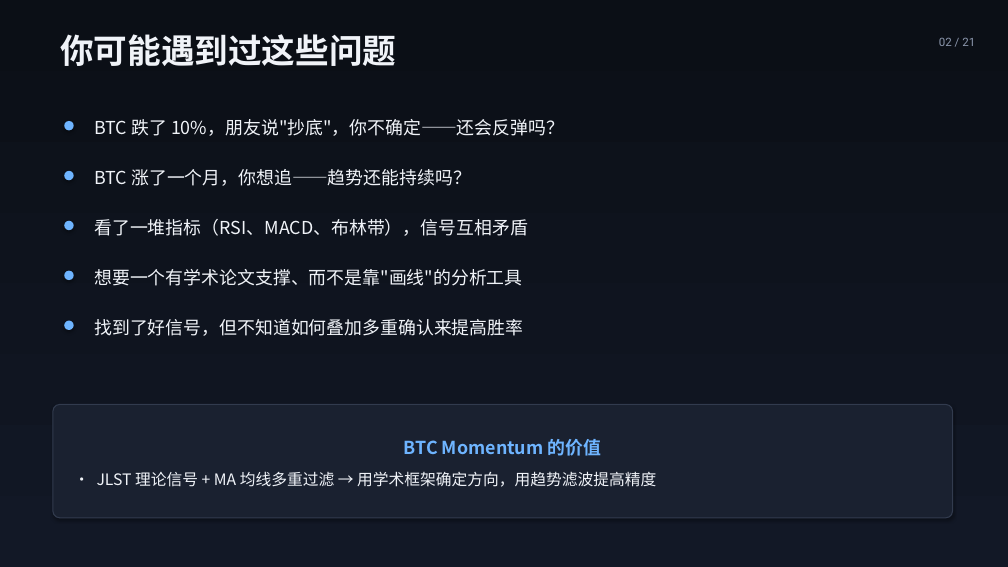
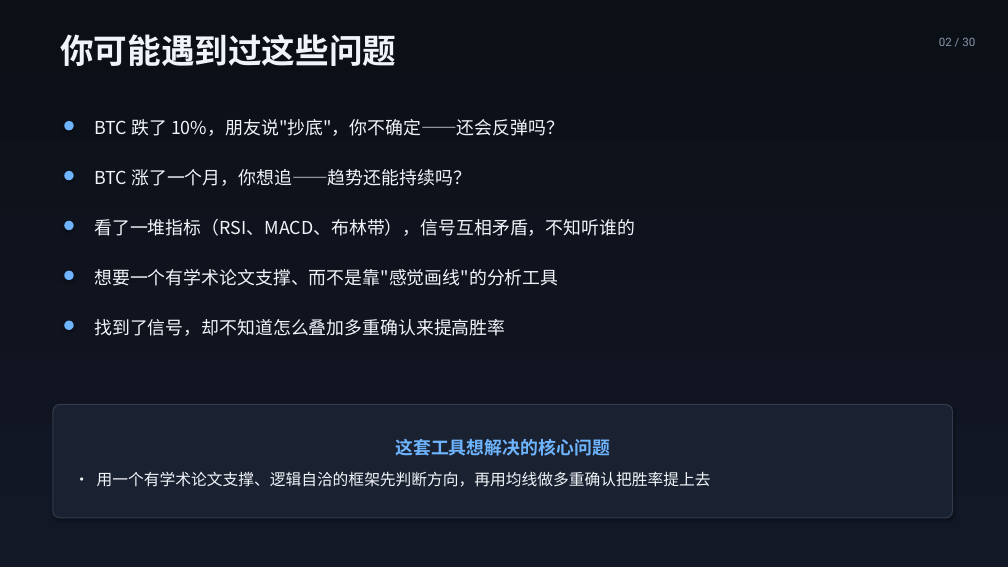
Before and after one commit to hhysteric/btc-momentum-pro, a slide deck: slide 2 of BTC_Momentum_演示.pptx. Drawn at 1008x567 pixels with LibreOffice and Linux fonts; fonts in the diff are those of the drawing. Boxes give left, top, right and bottom in pixels: in the first picture for what was removed or moved away, otherwise in the second. Text is boxed around its words. In the diff, an @@ line names an element or a change of style, - is before the commit and + after.

```diff
--- a/BTC_Momentum_演示.pptx
+++ b/BTC_Momentum_演示.pptx
@@ text at [939, 37, 975, 46]: text changed @@
-02 / 21
+02 / 30
@@ text at [94, 219, 635, 236]: text changed @@
-看了一堆指标（RSI、MACD、布林带），信号互相矛盾
+看了一堆指标（RSI、MACD、布林带），信号互相矛盾，不知听谁的
@@ text at [94, 269, 558, 286]: text changed @@
-想要一个有学术论文支撑、而不是靠"画线"的分析工具
+想要一个有学术论文支撑、而不是靠"感觉画线"的分析工具
@@ text at [94, 319, 505, 336]: text changed @@
-找到了好信号，但不知道如何叠加多重确认来提高胜率
+找到了信号，却不知道怎么叠加多重确认来提高胜率
@@ text in rounded rectangle at [97, 439, 711, 487]: text changed @@
-BTC Momentum 的价值
-• JLST 理论信号 + MA 均线多重过滤 → 用学术框架确定方向，用趋势滤波提高精度
+这套工具想解决的核心问题
+• 用一个有学术论文支撑、逻辑自洽的框架先判断方向，再用均线做多重确认把胜率提上去
```
Also in this commit, not shown: 13 other slides changed, 15 slides added, 6 slides removed, 2 other files.
